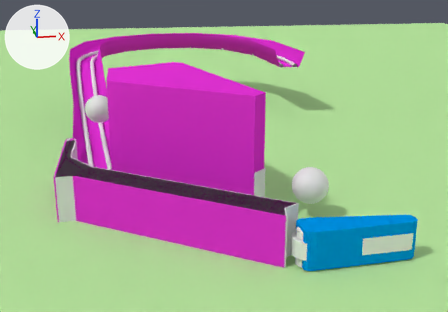
Renders of the Blender file wire_forms_clean.blend from each side of a commit.
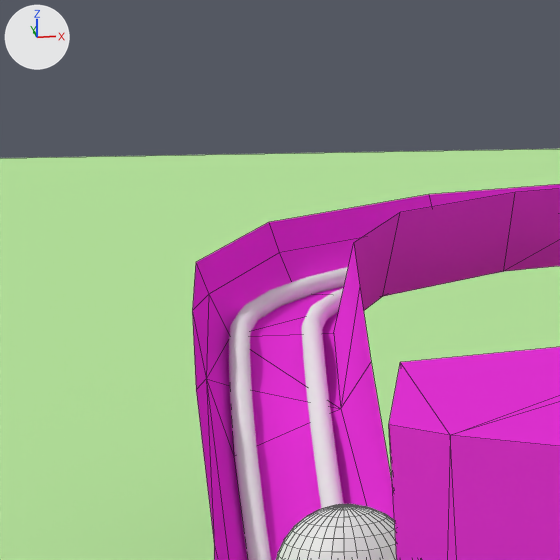
The first picture shows the older version from a 50 mm camera at (3.73, -7.0, 1.87) aimed at (4.62, -0.98, -0.12). The close-ups show both versions on the part from 7% to 31% of the width and 0% to 34% of the height of that picture; other places that the commit changed are outside them. Lighting does not change. The marker at upper left points along +X, +Y and +Z. The close-ups show mesh edges as thin lines.

Names of what the first close-up shows: 'BALL_2', 'P__ramp physics alt+c, convert, decimate, apply', 'P_left_inlane', 'Plane', 'ramp visual triangles'.
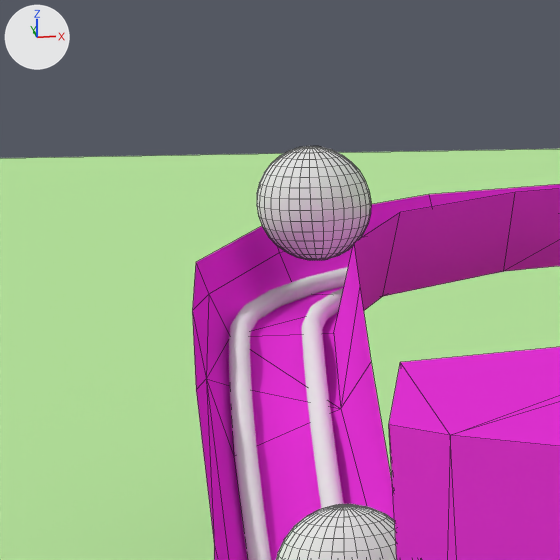
Pixel boxes (x1, y1, x2, y2) of what changed, in the close-ups (560 x 560 px):
'BALL_3', added
    after: (257, 146, 371, 260)

The change in detail:
Material 'BALL' (mat_ball) is new.
Its base color is (0.8, 0.8, 0.8) (white #e7e7e7).
Mesh me_sphere_001 is new.
It is a UV sphere (32 segments, 16 rings, poles along z) spanning x -0.135..0.135, y -0.135..0.135, z -0.135..0.135.
It uses material mat_ball (white #e7e7e7).
Object 'BALL_3' (ob_ball_3) is new; it shows me_sphere_001.
Its location is (3.241, 1.152, 0.83).
